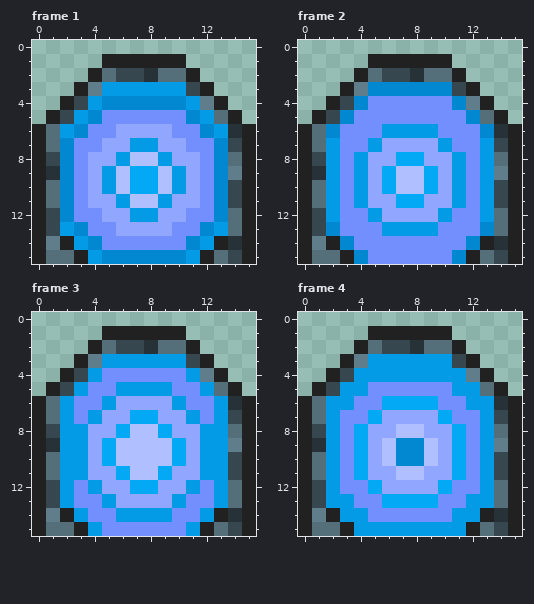
Pixel-art file: assets/images/Portal.aseprite. This is how it looked before the edit.
16x16 pixels, 9 frames. Shown: frame 1, frame 2, frame 3, frame 4. The commit also changed other frames, which this record leaves out.
Now the later version:
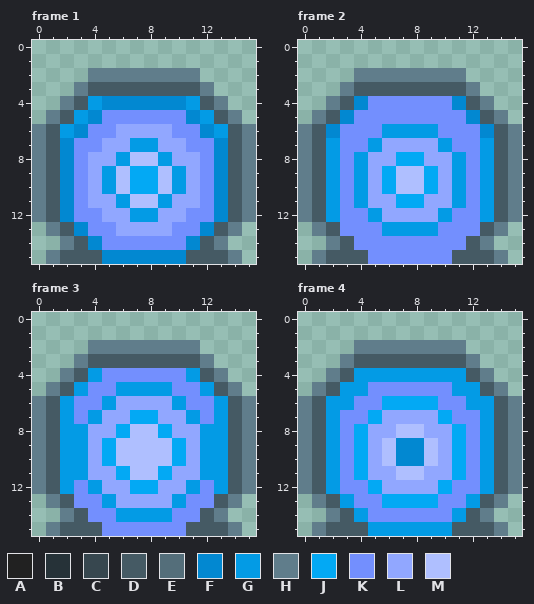
Palette (. is transparent): A #212121  B #263238  C #37474f  D #455a64  E #546e7a  F #0288d1  G #039be5  H #607d8b  J #03a9f4  K #738ffe  L #91a7ff  M #afbfff
The exact change:
Changed rows in their new state; - is an unchanged pixel.
Frame 1, layer "Layer 1":
first column x 0:
 1 -----......-----
 2 ----HHHHHHHH----
 3 ---HDDDDDDDDH---
 4 --HD--------DH--
 5 -HD----------DH-
 6 HD------------DH
 7 HD------------DH
 8 HD------------DH
 9 HD------------DH
10 HD------------DH
11 HD------------DH
12 HD------------DH
13 .HD----------DH.
14 ..HD--------DH..
15 .HDDD------DDDH.
Frame 2, layer "Layer 1": the same change as frame 1
Frame 3, layer "Layer 1": the same change as frame 1
Frame 4, layer "Layer 1": the same change as frame 1
